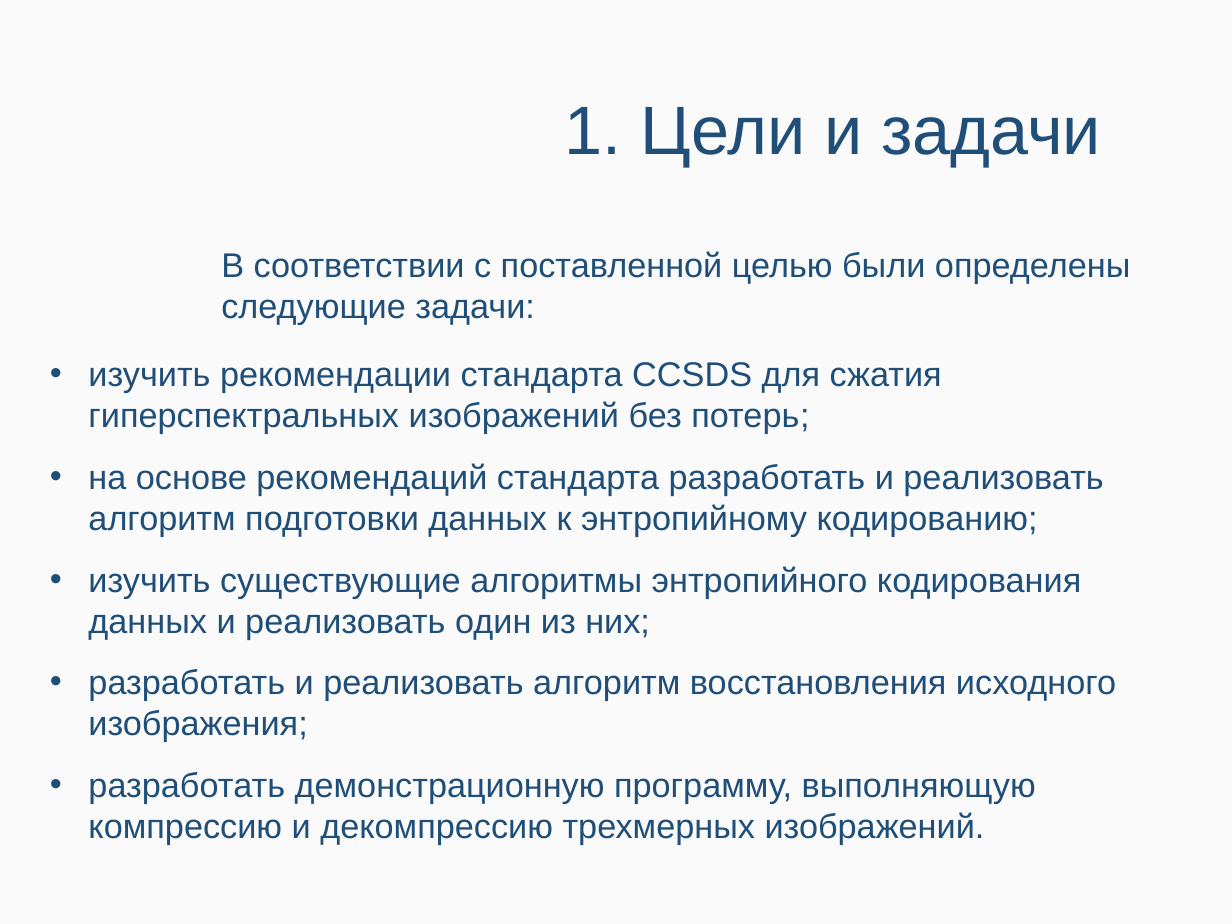
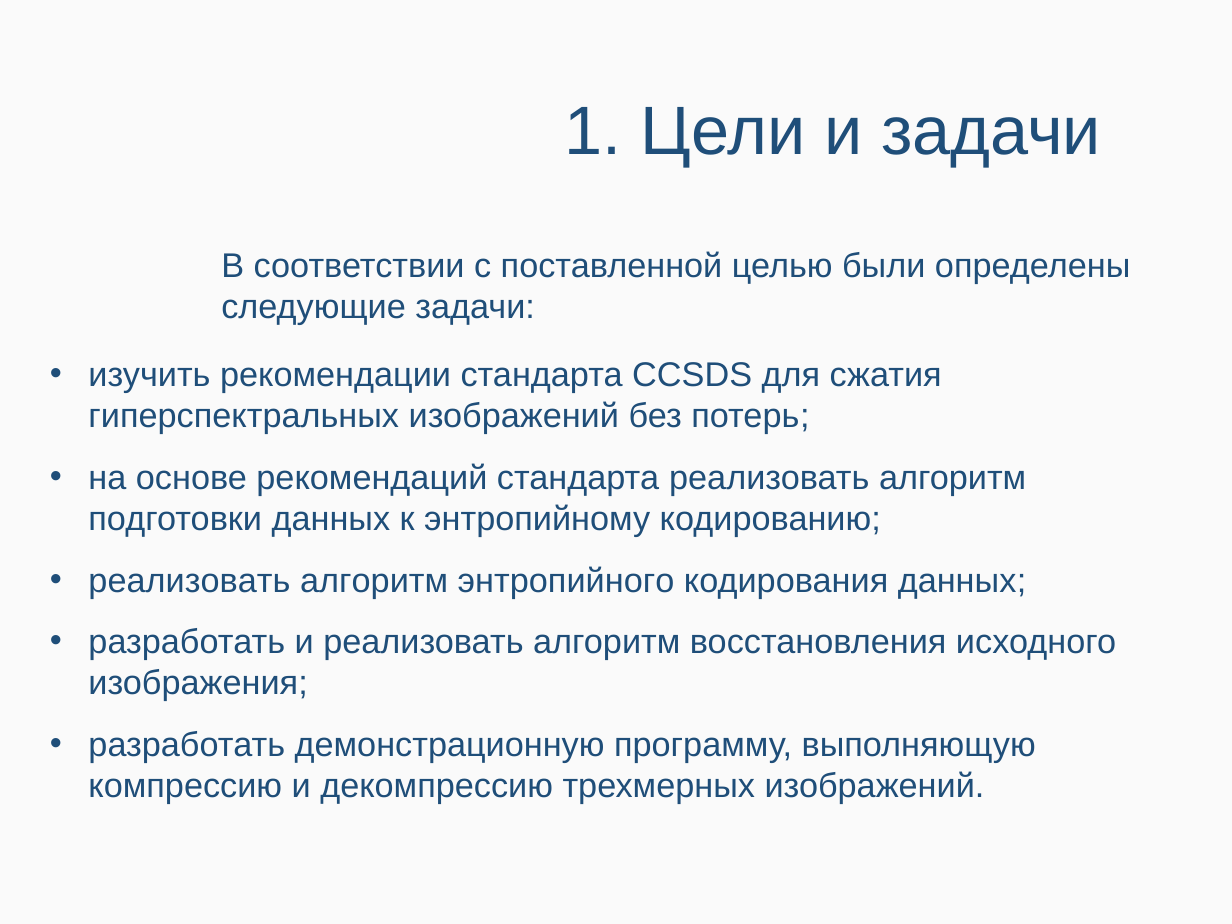
Before and after one commit to Lexanni/fl-compressor, a slide deck: slide 3 of docs/Presentation.pps. Drawn at 1232x924 pixels with LibreOffice and Linux fonts; fonts in the diff are those of the drawing; background and template pictures are left out. Boxes give left, top, right and bottom in pixels: in the first picture for what was removed or moved away, otherwise in the second. Text is boxed around its words. In the diff, an @@ line names an element or a change of style, - is before the commit and + after.

```diff
--- a/docs/Presentation.pps
+++ b/docs/Presentation.pps
@@ text at (88,463,1027,598): text changed @@
-• на основе рекомендаций стандарта разработать и реализовать алгоритм подготовки данных к энтропийному кодированию;
-• изучить существующие алгоритмы энтропийного кодирования данных и реализовать один из них;
+• на основе рекомендаций стандарта реализовать алгоритм подготовки данных к энтропийному кодированию;
+• реализовать алгоритм энтропийного кодирования данных;
```
Also in this commit, not shown: 1 slide added, 17 other files.
